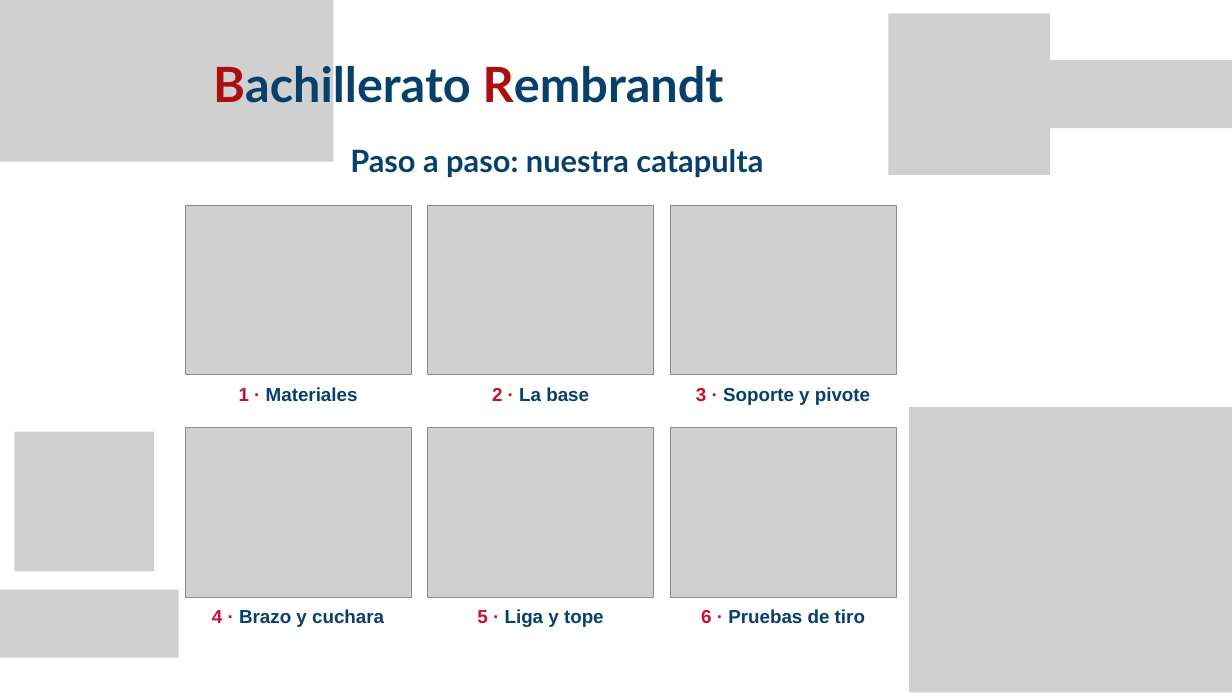
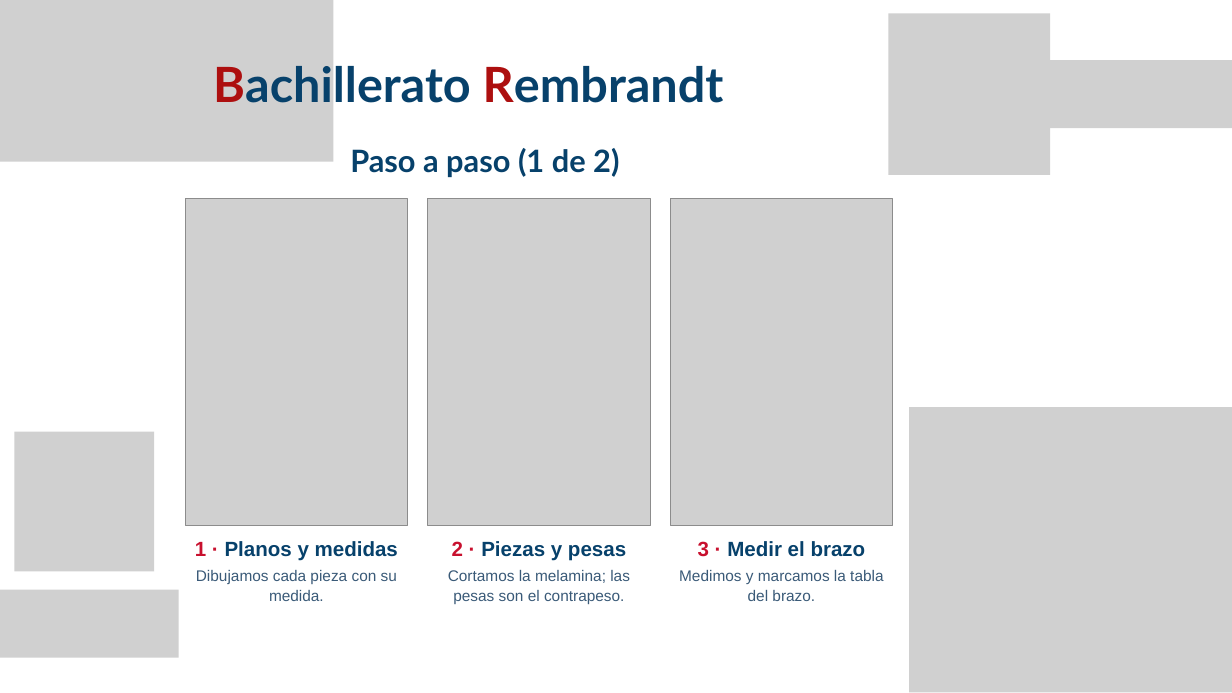
Before and after one commit to ejercitopalomazi9111-arch/mazi-central, a slide deck: slide 9 of escuela/fisica-catapulta/Fisica-catapulta.pptx (slide 8 before the commit). Drawn at 1232x693 pixels with LibreOffice and Linux fonts; fonts in the diff are those of the drawing; grey boxes stand for pictures. Boxes give left, top, right and bottom in pixels: in the first picture for what was removed or moved away, otherwise in the second. Text is boxed around its words. In the diff, an @@ line names an element or a change of style, - is before the commit and + after.

```diff
--- a/escuela/fisica-catapulta/Fisica-catapulta.pptx
+++ b/escuela/fisica-catapulta/Fisica-catapulta.pptx
@@ text at (350,148,619,177): text changed @@
-Paso a paso: nuestra catapulta
+Paso a paso (1 de 2)
@@ picture: place and size @@
-picture at (185,206,411,375)
+picture at (185,199,408,525)
@@ picture: place and size @@
-picture at (428,206,653,375)
+picture at (428,199,650,525)
@@ picture: place and size @@
-picture at (670,206,896,375)
+picture at (670,199,893,525)
@@ picture removed at (185,428,411,596) @@
@@ picture removed at (428,428,653,596) @@
@@ picture removed at (670,428,896,596) @@
@@ text at (195,541,398,601): text changed; size 22 to 18 pt; text colour #07416B to #3A5A78; bold off @@
-1 · Materiales
+1 · Planos y medidas
+Dibujamos cada pieza con su medida.
@@ text at (448,541,630,604): text changed; size 22 to 18 pt; text colour #07416B to #3A5A78; bold off @@
-2 · La base
+2 · Piezas y pesas
+Cortamos la melamina; las pesas son el contrapeso.
@@ text at (679,541,883,601): text changed; size 22 to 18 pt; text colour #07416B to #3A5A78; bold off @@
-3 · Soporte y pivote
+3 · Medir el brazo
+Medimos y marcamos la tabla del brazo.
@@ text removed at (212,609,384,627) @@
-4 · Brazo y cuchara
@@ text removed at (477,609,604,627) @@
-5 · Liga y tope
@@ text removed at (701,609,865,623) @@
-6 · Pruebas de tiro
```
Also in this commit, not shown: 3 other slides changed, 2 slides added, 15 other files.
